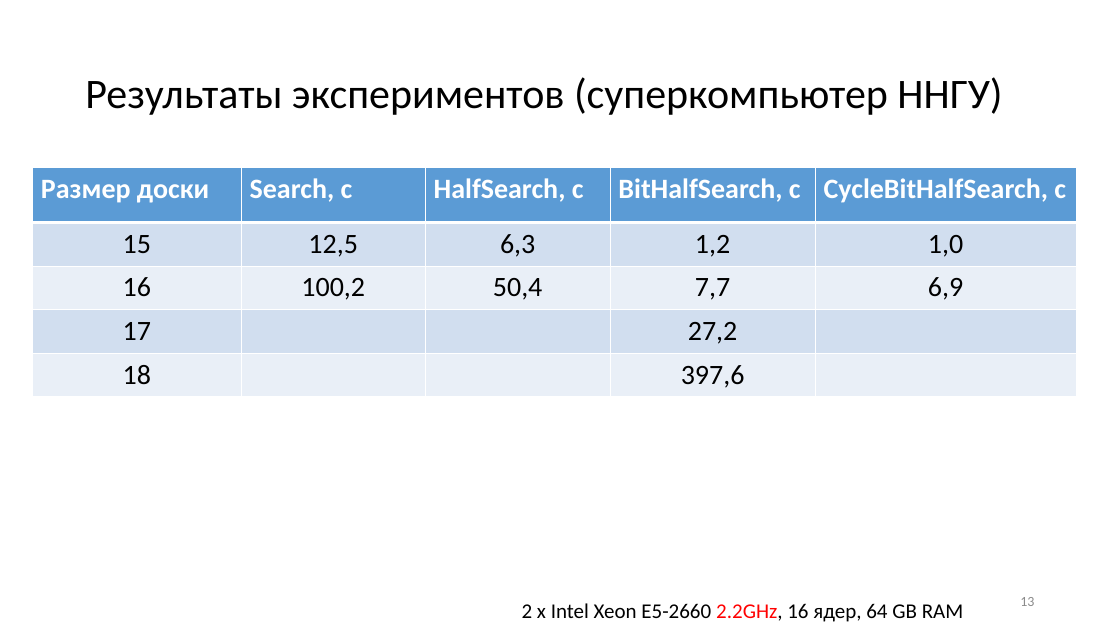
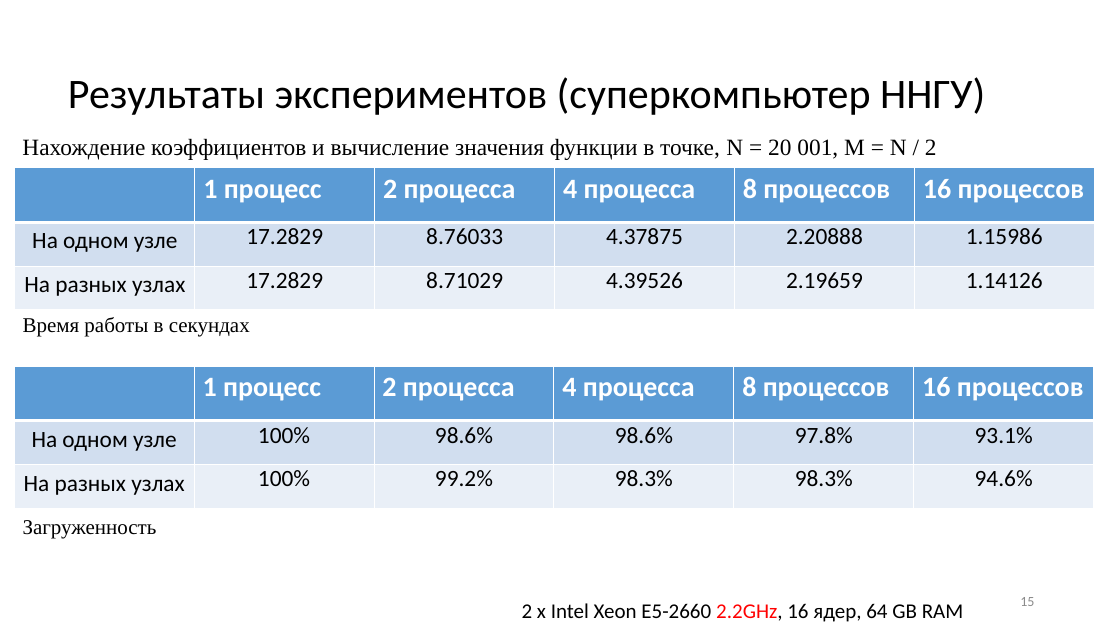
Before and after one commit to AleksandrPanov/parallel-programming, a slide deck: slide 15 of Панов параллельное программирование.pptx (slide 13 before the commit). Drawn at 1120x630 pixels with LibreOffice and Linux fonts; fonts in the diff are those of the drawing. Boxes give left, top, right and bottom in pixels: in the first picture for what was removed or moved away, otherwise in the second. Text is boxed around its words. In the diff, an @@ line names an element or a change of style, - is before the commit and + after.

Commit message:
final

```diff
--- a/Панов параллельное программирование.pptx
+++ b/Панов параллельное программирование.pptx
@@ title "Результаты экспериментов (суперкомпьютер ННГУ)": place and size @@
-title "Результаты экспериментов (суперкомпьютер ННГУ)" at bbox=[85, 77, 1002, 115]
+title "Результаты экспериментов (суперкомпьютер ННГУ)" at bbox=[68, 77, 985, 115]
@@ text added at bbox=[22, 138, 937, 160], 20 pt, text #000000 @@
+Нахождение коэффициентов и вычисление значения функции в точке, N = 20 001, M = N / 2
@@ table at bbox=[15, 168, 1094, 310] @@
-Размер доски | Search, с | HalfSearch, с | BitHalfSearch, с | CycleBitHalfSearch, с
-15 | 12,5 | 6,3 | 1,2 | 1,0
-16 | 100,2 | 50,4 | 7,7 | 6,9
-17 |  |  | 27,2 | 
-18 |  |  | 397,6 | 
+ | 1 процесс | 2 процесса | 4 процесса | 8 процессов | 16 процессов
+На одном узле | 17.2829 | 8.76033 | 4.37875 | 2.20888 | 1.15986
+На разных узлах | 17.2829 | 8.71029 | 4.39526 | 2.19659 | 1.14126
@@ table: place and size @@
-table at bbox=[33, 168, 1076, 397]
+table at bbox=[15, 168, 1094, 310]
@@ text added at bbox=[23, 317, 250, 337], 18 pt, text #000000 @@
+Время работы в секундах
@@ table added at bbox=[14, 366, 1093, 508], 3 rows, 6 columns @@
+ | 1 процесс | 2 процесса | 4 процесса | 8 процессов | 16 процессов
+На одном узле | 100% | 98.6% | 98.6% | 97.8% | 93.1%
+На разных узлах | 100% | 99.2% | 98.3% | 98.3% | 94.6%
@@ text added at bbox=[23, 520, 157, 539], 18 pt, text #000000 @@
+Загруженность
```
Also in this commit, not shown: 4 other slides changed, 3 slides added, 1 slide removed.
